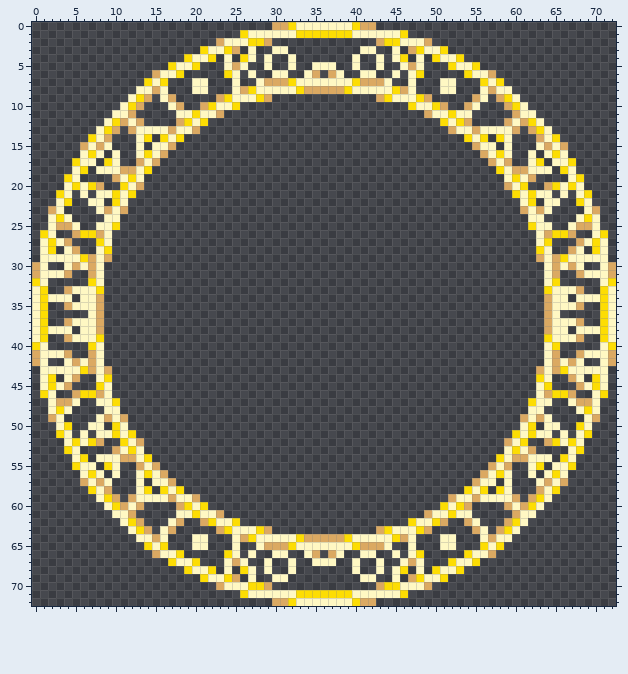
One commit to this sprite sheet: Content/Items/Accessories/Mage/ThaumaturgyRite.png. This is how it looked before the edit.
The file is 146x146 pixels, drawn in blocks of 2x2; one block is one cell here.
New version:
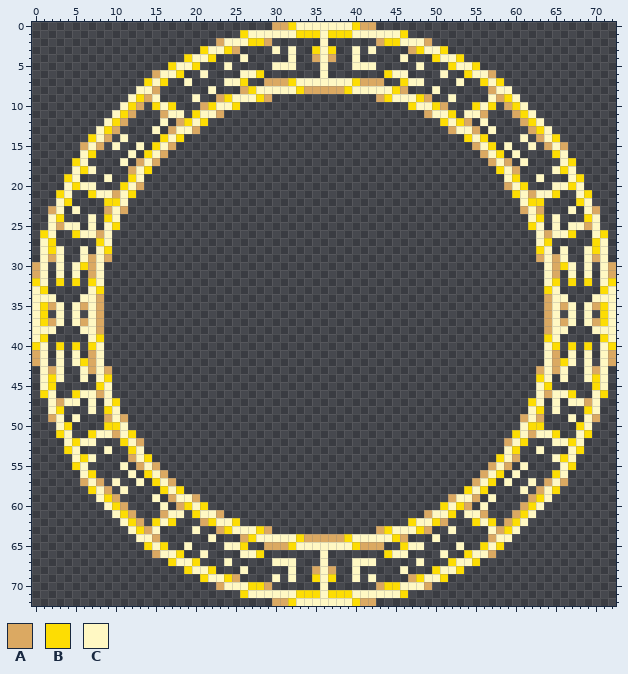
Palette (. is transparent): A #dba962  B #fddd03  C #fff8c3
Author's note on the commit: Magi's Lost Lore, Thaumaturgy -> Post-Mech
The exact change:
Changed rows in their new state; - is an unchanged pixel.
first column x 1:
 1 -----------------------------------C-----------------------------------
 2 -----------------------------------C-----------------------------------
 3 --------------------------.---.C--BCB--C.---.--------------------------
 4 -----------------------.-C.-.-----ACA-----.-.C-.-----------------------
 5 ------------------------..--.CC---.-.---CC.--..------------------------
 6 --------------------C--..C-B-..--..C..--..-B-C..--C--------------------
 7 ------------------C..--C-B-.---------------.-B-C--..C------------------
 8 ---------------.---..C--.---------------------.--C..---.---------------
 9 --------------C..--C-------------------------------C--..C--------------
10 --------------BCB.-----------------------------------.BCB--------------
11 ----------B----AC-.---------------------------------.-CA----B----------
12 -----------..--C---------------------------------------C--..-----------
13 -----------...-.---------------------------------------.-...-----------
14 ----------C-..-------------------------------------------..-C----------
15 --------.C----B-----------------------------------------B----C.--------
16 -------.-.-C.---------------------------------------------.C-.-.-------
17 ------.-..C-------------------------------------------------C..-.------
18 ------C....-------------------------------------------------....C------
19 --------C..-------------------------------------------------..C--------
20 ------C.-------------------------------------------------------.C------
21 -----.B--A---------------------------------------------------A--B.-----
22 ------..B-----------------------------------------------------B..------
23 ----C--.-------------------------------------------------------.--C----
24 ---.--C-B-----------------------------------------------------B-C--.---
25 ---C--C.-------------------------------------------------------.C--C---
26 ----BCC---------------------------------------------------------CCB----
27 --..---------------------------------------------------------------..--
28 --C..C-----------------------------------------------------------C..C--
29 -A-..C-----------------------------------------------------------C..-A-
30 --C.CB-----------------------------------------------------------BC.C--
31 -.-.C-------------------------------------------------------------C.-.-
32 --B-B-------------------------------------------------------------B-B--
33 ---...-----------------------------------------------------------...---
34 C-..---------------------------------------------------------------..-C
35 -AC.-A-----------------------------------------------------------A-.CA-
36 --C-C-------------------------------------------------------------C-C--
37 -AC.-A-----------------------------------------------------------A-.CA-
38 C-..---------------------------------------------------------------..-C
39 ---...-----------------------------------------------------------...---
40 --B-B-------------------------------------------------------------B-B--
41 -.-.C-------------------------------------------------------------C.-.-
42 --C.CB-----------------------------------------------------------BC.C--
43 -A-..C-----------------------------------------------------------C..-A-
44 --C..C-----------------------------------------------------------C..C--
45 --..---------------------------------------------------------------..--
46 ----BCC---------------------------------------------------------CCB----
47 ---C--C.-------------------------------------------------------.C--C---
48 ---.--C-B-----------------------------------------------------B-C--.---
49 ----C--.-------------------------------------------------------.--C----
50 ------..B-----------------------------------------------------B..------
51 -----.B--A---------------------------------------------------A--B.-----
52 ------C.-------------------------------------------------------.C------
53 --------C..-------------------------------------------------..C--------
54 ------C....-------------------------------------------------....C------
55 ------.-..C-------------------------------------------------C..-.------
56 -------.-.-C.---------------------------------------------.C-.-.-------
57 --------.C----B-----------------------------------------B----C.--------
58 ----------C-..-------------------------------------------..-C----------
59 -----------...-.---------------------------------------.-...-----------
60 -----------..--C---------------------------------------C--..-----------
61 ----------B----AC-.---------------------------------.-CA----B----------
62 --------------BCB.-----------------------------------.BCB--------------
63 --------------C..--C-------------------------------C--..C--------------
64 ---------------.---..C--.---------------------.--C..---.---------------
65 ------------------C..--C-B-.---------------.-B-C--..C------------------
66 --------------------C--..C-B-..--..C..--..-B-C..--C--------------------
67 ------------------------..--.CC---.-.---CC.--..------------------------
68 -----------------------.-C.-.-----ACA-----.-.C-.-----------------------
69 --------------------------.---.C--BCB--C.---.--------------------------
70 -----------------------------------C-----------------------------------
71 -----------------------------------C-----------------------------------
